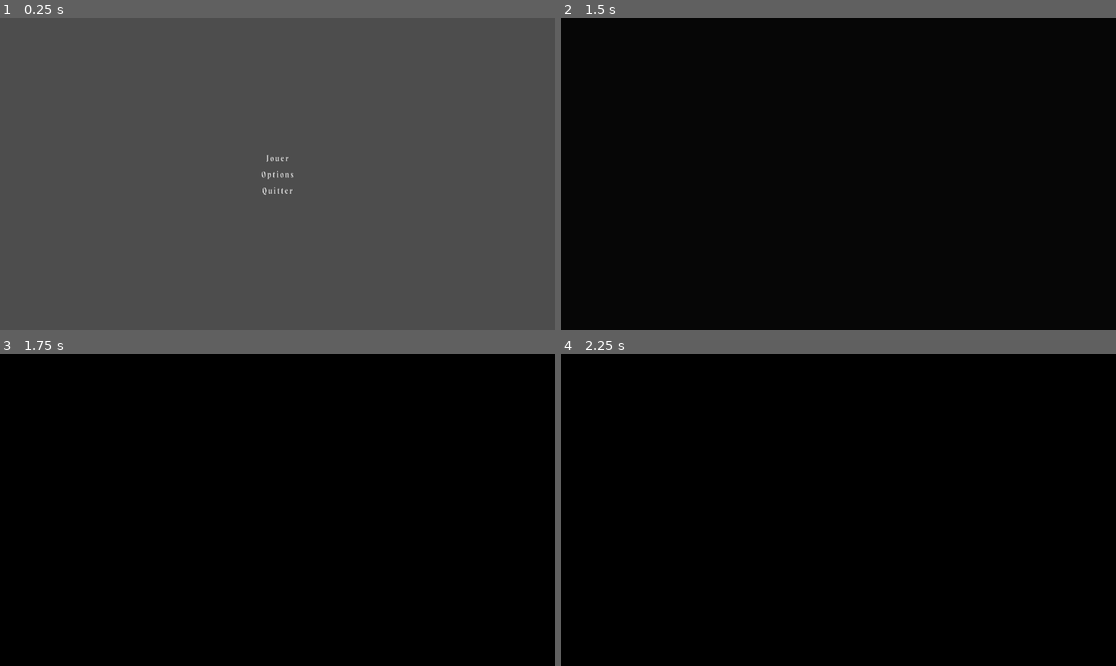
Above: before the commit, frames 1-4 (two rows, left to right).
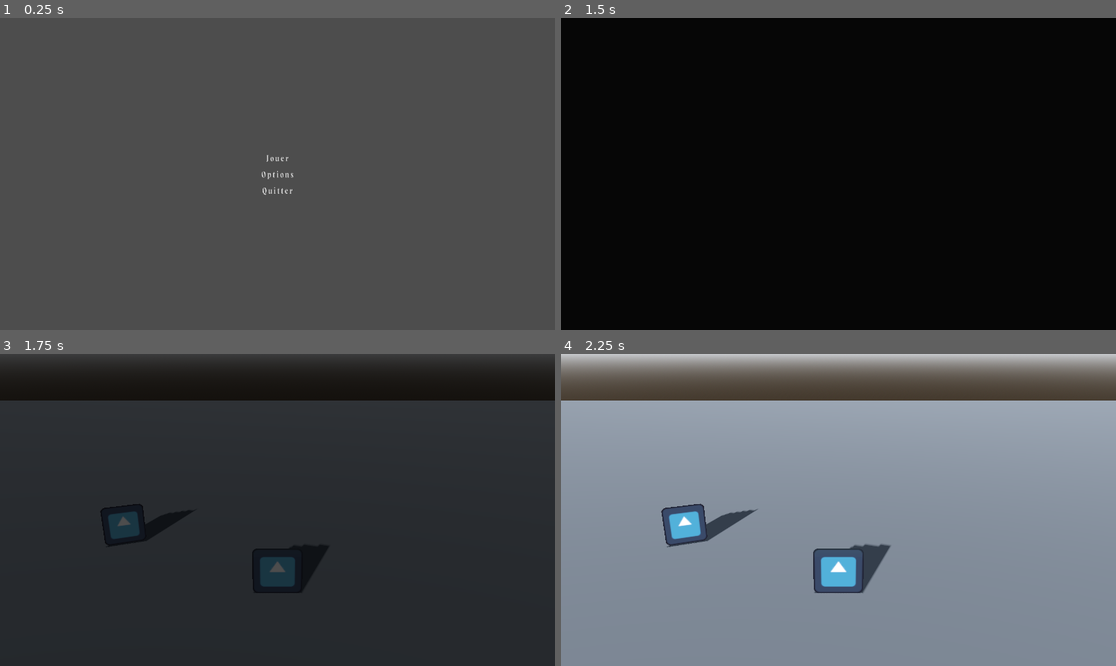
Above: after the commit, the same moments.

Repository: NoSummerGames/Swordless
Game: Godot game, scene res://main/Main.tscn
The game is run twice, just before and just after one commit, with the same random seed, the same clock (stepped at 60 frames per second) and the same inputs. The engine's default icon, where the game draws it, is replaced by a stand-in: a white triangle on a blue panel in a dark square.
Inputs (mouse positions are in pixels of both pictures, inside the frame that each line leads up to):
- Up to frame 1 (0.25 s): no input
- Up to frame 2 (1.5 s): click "Jouer" at 0.5 s; move the mouse to (960, 158) at 1.27 s; hold D (right) from 1.28 s (still down); hold C (dash) from 1.28 s (still down); click (960, 158) at 1.42 s
- Up to frame 3 (1.75 s): keep holding D (right); keep holding C (dash); tap Space (jump) at 1.52 s
- Up to frame 4 (2.25 s): move the mouse to (727, 525) at 2.02 s; release D (right) at 2.03 s; release C (dash) at 2.03 s; hold A (left) from 2.03 s (still down); tap Shift (glide) at 2.1 s

Frames 1-2 are identical in both runs. In frame 3, 94% of the frame differs, in the area x 0-100%, y 0-100%; in frame 4, 100%.
Error before the commit: Parse Error: Could not resolve class "HubObject". (res://hub/objects/passages/hub_passage.gd:2)

Commit message:
Updated DataSets to ResourceSets (#80)
Reviewed-on: http://192.168.0.65:13000/NoSummerGames/Swordless/pulls/80
Co-authored-by: De Soto <camille.desoto@proton.me>
Co-committed-by: De Soto <camille.desoto@proton.me>

Diff:
--- a/hub/hub_00.tscn
+++ b/hub/hub_00.tscn
@@ -1,15 +1,8 @@
-[gd_scene load_steps=22 format=3 uid="uid://dygyul8i3xpyu"]
+[gd_scene load_steps=11 format=3 uid="uid://dygyul8i3xpyu"]
 
 [ext_resource type="Script" path="res://hub/hub.gd" id="1_jbjhu"]
 [ext_resource type="PackedScene" uid="uid://c7uk2kbhwuvby" path="res://hub/objects/characters/_hub_character.tscn" id="2_d5gfh"]
 [ext_resource type="PackedScene" uid="uid://y2lbf5dl6y1v" path="res://hub/objects/passages/_hub_passage.tscn" id="3_te31o"]
-[ext_resource type="Script" path="res://hub/objects/resources/hub_object_state_res.gd" id="4_wqvcc"]
-[ext_resource type="Script" path="res://globals/colors/game_color_res.gd" id="5_sfn1i"]
-[ext_resource type="Resource" uid="uid://caajn7iru0ii3" path="res://hub/objects/resources/state_busy.tres" id="6_28n30"]
-[ext_resource type="Resource" uid="uid://dxa4fdtjn5euq" path="res://hub/objects/resources/state_quiet.tres" id="7_etl24"]
-[ext_resource type="Resource" uid="uid://cvdn1a6mls7c3" path="res://hub/objects/resources/state_idle.tres" id="8_wiawn"]
-[ext_resource type="Resource" uid="uid://bon3lkr3sh3qk" path="res://hub/objects/resources/state_fresh.tres" id="9_m7cy3"]
-[ext_resource type="Script" path="res://data_sets/data_set.gd" id="10_d5m5q"]
 [ext_resource type="Script" path="res://ui/hub/src/hub_ui.gd" id="11_l22pu"]
 [ext_resource type="PackedScene" uid="uid://bpkrskyothbwv" path="res://ui/hub/hub_level_panel.tscn" id="12_84ox2"]
 
@@ -30,30 +23,6 @@
 
 [sub_resource type="StandardMaterial3D" id="StandardMaterial3D_p512h"]
 albedo_color = Color(0.333333, 0.333333, 0.333333, 1)
-
-[sub_resource type="Resource" id="Resource_yw5a4"]
-resource_name = "_DEBUG"
-script = ExtResource("5_sfn1i")
-color = Color(1, 0, 1, 1)
-
-[sub_resource type="Resource" id="Resource_umlb3"]
-resource_name = "_DEBUG"
-script = ExtResource("5_sfn1i")
-color = Color(1, 0, 1, 1)
-
-[sub_resource type="Resource" id="Resource_j7i4y"]
-resource_name = "_DEBUG"
-script = ExtResource("4_wqvcc")
-is_ray_pickable = true
-selected_color_res = SubResource("Resource_yw5a4")
-unselected_color_res = SubResource("Resource_umlb3")
-
-[sub_resource type="Resource" id="Resource_5uyxv"]
-script = ExtResource("10_d5m5q")
-type_name = &"HubObjectState"
-register_type = true
-resource_set = Array[Resource]([ExtResource("6_28n30"), ExtResource("7_etl24"), ExtResource("8_wiawn"), ExtResource("9_m7cy3")])
-debug_resource = SubResource("Resource_j7i4y")
 
 [node name="Hub" type="Node3D" node_paths=PackedStringArray("hub_ui")]
 script = ExtResource("1_jbjhu")
@@ -80,7 +49,6 @@
 
 [node name="HubPassage" parent="." instance=ExtResource("3_te31o")]
 transform = Transform3D(0.924026, 0, 0.382329, 0, 1, 0, -0.382329, 0, 0.924026, -5.0671, 0.705227, -3.13121)
-states = SubResource("Resource_5uyxv")
 
 [node name="HubUI" type="Control" parent="." node_paths=PackedStringArray("panel")]
 layout_mode = 3
--- a/hub/objects/_hub_object.gd
+++ b/hub/objects/_hub_object.gd
@@ -6,7 +6,7 @@
 signal state_changed
 
 @export var visual_instance: VisualInstance3D
-@export var states: DataSet
+@export var states: ResourceSet
 
 var fresh: bool = true:
 	set(value):
--- a/hub/objects/characters/_hub_character.tscn
+++ b/hub/objects/characters/_hub_character.tscn
@@ -2,7 +2,7 @@
 
 [ext_resource type="Script" path="res://hub/objects/characters/hub_character.gd" id="1_wn2os"]
 [ext_resource type="Script" path="res://hub/objects/components/outline_component.gd" id="2_a08tp"]
-[ext_resource type="Resource" uid="uid://b84t04rt2xyx1" path="res://data_sets/resources/hub_object_states_data_set.tres" id="2_fmylm"]
+[ext_resource type="Resource" uid="uid://b84t04rt2xyx1" path="res://resource_sets/resources/hub_object_states_set.tres" id="2_fmylm"]
 [ext_resource type="Script" path="res://hub/objects/components/collision_component.gd" id="3_8l88i"]
 [ext_resource type="Script" path="res://hub/objects/components/input_component.gd" id="4_1sg0i"]
 [ext_resource type="Script" path="res://hub/objects/components/input_color_component.gd" id="5_et73e"]
--- a/hub/objects/passages/_hub_passage.tscn
+++ b/hub/objects/passages/_hub_passage.tscn
@@ -1,7 +1,7 @@
 [gd_scene load_steps=9 format=3 uid="uid://y2lbf5dl6y1v"]
 
 [ext_resource type="Script" path="res://hub/objects/passages/hub_passage.gd" id="1_07b8h"]
-[ext_resource type="Resource" uid="uid://b84t04rt2xyx1" path="res://data_sets/resources/hub_object_states_data_set.tres" id="2_3wrsd"]
+[ext_resource type="Resource" uid="uid://b84t04rt2xyx1" path="res://resource_sets/resources/hub_object_states_set.tres" id="2_3wrsd"]
 [ext_resource type="Resource" uid="uid://byt4l7w33y588" path="res://levels/level_00/level_00.tres" id="2_7pldu"]
 [ext_resource type="Script" path="res://hub/objects/components/collision_component.gd" id="2_axko7"]
 [ext_resource type="Script" path="res://hub/objects/components/outline_component.gd" id="3_uvfgs"]
--- /dev/null
+++ b/resource_sets/resource_set.gd
@@ -0,0 +1,76 @@
+@tool
+class_name ResourceSet
+extends CustomResource
+## A resource that stores mutltiple resources of a specified type.
+##
+## Assign to exported variable in any class to provide a specified type of resources.[br]
+## All resources assigned to a [member resource_set] must have a [member Resource.resource_name] set in the inspector.
+
+## Defines the custom type of the resources that should be included in the ResourceSet.
+## Won't take effect before [member register_type] is set to [param true].[br]
+## Editing this variable will delete the content of the ResourceSet to prevent type errors and
+## [member register_type] will be available again then.
+@export var type_name: StringName:
+	set(value):
+		if register_type == true:
+			notify_property_list_changed()
+			resource_set = []
+			register_type = false
+			type_name = ""
+		else:
+
+			type_name = value
+
+## Set to [param true] to register the [member type_name]. Before the type is registered [member resource_set] is set to read-only.
+@export var register_type : bool:
+	set(value):
+		notify_property_list_changed()
+		register_type = value
+
+## The resources included in the ResourceSet. Won't be available before registering a type.
+@export var resource_set: Array[Resource]:
+	set(value):
+		resource_set = value
+		if not resource_set.is_empty():
+			for i: Resource in resource_set:
+				if i != null and i.resource_name.is_empty():
+					print("{} : the 'resource_name' hasn't been set for this resource".format([i, self.type_name], "{}"))
+
+## A debug_resource that will be returned if a requested_resource hasn't been found.
+@export var debug_resource: Resource:
+	set(value):
+		debug_resource = value
+		notify_property_list_changed()
+	get:
+		if debug_resource == null:
+			if not Engine.is_editor_hint():
+				printerr("The debug_resource for the ResourceSet {} hasn't been set.".format([self.type_name]))
+			return null
+		else:
+			return debug_resource
+
+## The method that sould be called to get a resource from a ResourceSet, take the [member Resource.resource_name] as argument.
+func grab(_name: String) -> Resource:
+		if not resource_set.is_empty() :
+			for i : Resource in resource_set:
+				if _name == i.resource_name:
+					return i
+			printerr("The resource requested wasn't found in {}. Returning default debug_resource instead.".format([self.type_name], "{}"))
+			return debug_resource
+		else:
+			printerr("The resource_set {} is empty. Returning dafault debug_resource instead.".format([self.type_name], "{}"))
+			return debug_resource
+
+func _validate_property(property: Dictionary) -> void:
+	if property.name not in ["type_name", "register_type", "debug_resource"]:
+		if type_name.is_empty() or debug_resource == null:
+			property.usage |= PROPERTY_USAGE_READ_ONLY
+
+	if property.name == "resource_set" :
+		property.hint_string = "24/17:" + type_name
+
+	if property.name == "register_type" and register_type == true:
+		property.usage |= PROPERTY_USAGE_READ_ONLY
+
+	if property.name == "debug_resource":
+		property.hint_string = type_name
--- /dev/null
+++ b/resource_sets/resources/game_color_set.tres
@@ -0,0 +1,17 @@
+[gd_resource type="Resource" script_class="ResourceSet" load_steps=9 format=3 uid="uid://cm2wwtvsb4tkv"]
+
+[ext_resource type="Resource" uid="uid://xkxdsqub2aoa" path="res://globals/colors/resources/_debug.tres" id="1_xg3kq"]
+[ext_resource type="Script" path="res://resource_sets/resource_set.gd" id="1_ynu5c"]
+[ext_resource type="Resource" uid="uid://6ckmn5nuj128" path="res://globals/colors/resources/dimmed_green.tres" id="2_aekrr"]
+[ext_resource type="Resource" uid="uid://ditjff8ecirpg" path="res://globals/colors/resources/light_green.tres" id="3_s57ro"]
+[ext_resource type="Resource" uid="uid://e31m2ujj5bs0" path="res://globals/colors/resources/moss_white.tres" id="4_83jyd"]
+[ext_resource type="Resource" uid="uid://cm8a0xshnn2xn" path="res://globals/colors/resources/neutral_green.tres" id="5_b62ld"]
+[ext_resource type="Resource" uid="uid://4l1x7kuaj828" path="res://globals/colors/resources/transparent_green.tres" id="6_pvtxe"]
+[ext_resource type="Resource" uid="uid://y6j3cfhwiulp" path="res://globals/colors/resources/vivid_green.tres" id="7_0cr51"]
+
+[resource]
+script = ExtResource("1_ynu5c")
+type_name = &"GameColor"
+register_type = true
+resource_set = Array[Resource]([ExtResource("2_aekrr"), ExtResource("3_s57ro"), ExtResource("4_83jyd"), ExtResource("5_b62ld"), ExtResource("6_pvtxe"), ExtResource("7_0cr51")])
+debug_resource = ExtResource("1_xg3kq")
--- /dev/null
+++ b/resource_sets/resources/hub_object_states_set.tres
@@ -0,0 +1,15 @@
+[gd_resource type="Resource" script_class="DataSet" load_steps=7 format=3 uid="uid://b84t04rt2xyx1"]
+
+[ext_resource type="Resource" uid="uid://dpm32flfj0hqv" path="res://hub/objects/resources/state_debug.tres" id="1_fpv2j"]
+[ext_resource type="Script" path="res://resource_sets/resource_set.gd" id="1_ynu5c"]
+[ext_resource type="Resource" uid="uid://caajn7iru0ii3" path="res://hub/objects/resources/state_busy.tres" id="2_sdxor"]
+[ext_resource type="Resource" uid="uid://bon3lkr3sh3qk" path="res://hub/objects/resources/state_fresh.tres" id="3_6ytju"]
+[ext_resource type="Resource" uid="uid://cvdn1a6mls7c3" path="res://hub/objects/resources/state_idle.tres" id="4_mp68t"]
+[ext_resource type="Resource" uid="uid://dxa4fdtjn5euq" path="res://hub/objects/resources/state_quiet.tres" id="5_hgsvi"]
+
+[resource]
+script = ExtResource("1_ynu5c")
+type_name = &"HubObjectState"
+register_type = true
+resource_set = Array[Resource]([ExtResource("2_sdxor"), ExtResource("3_6ytju"), ExtResource("4_mp68t"), ExtResource("5_hgsvi")])
+debug_resource = ExtResource("1_fpv2j")
--- /dev/null
+++ b/resource_sets/resources/new_resource.tres
@@ -0,0 +1,9 @@
+[gd_resource type="Resource" script_class="ResourceSet" load_steps=2 format=3 uid="uid://8d2pev6dp55b"]
+
+[ext_resource type="Script" path="res://resource_sets/resource_set.gd" id="1_0kgvs"]
+
+[resource]
+script = ExtResource("1_0kgvs")
+type_name = &""
+register_type = false
+resource_set = Array[Resource]([])
--- /dev/null
+++ b/resource_sets/resources/test.tres
@@ -0,0 +1,7 @@
+[gd_resource type="Resource" script_class="GameColor" load_steps=2 format=3 uid="uid://dfjwn7bnwxigu"]
+
+[ext_resource type="Script" path="res://globals/colors/game_color_res.gd" id="1_3hrx8"]
+
+[resource]
+script = ExtResource("1_3hrx8")
+color = Color(0, 0, 0, 1)
Not shown: 1 places in main/Main.tscn that only renumber resources
